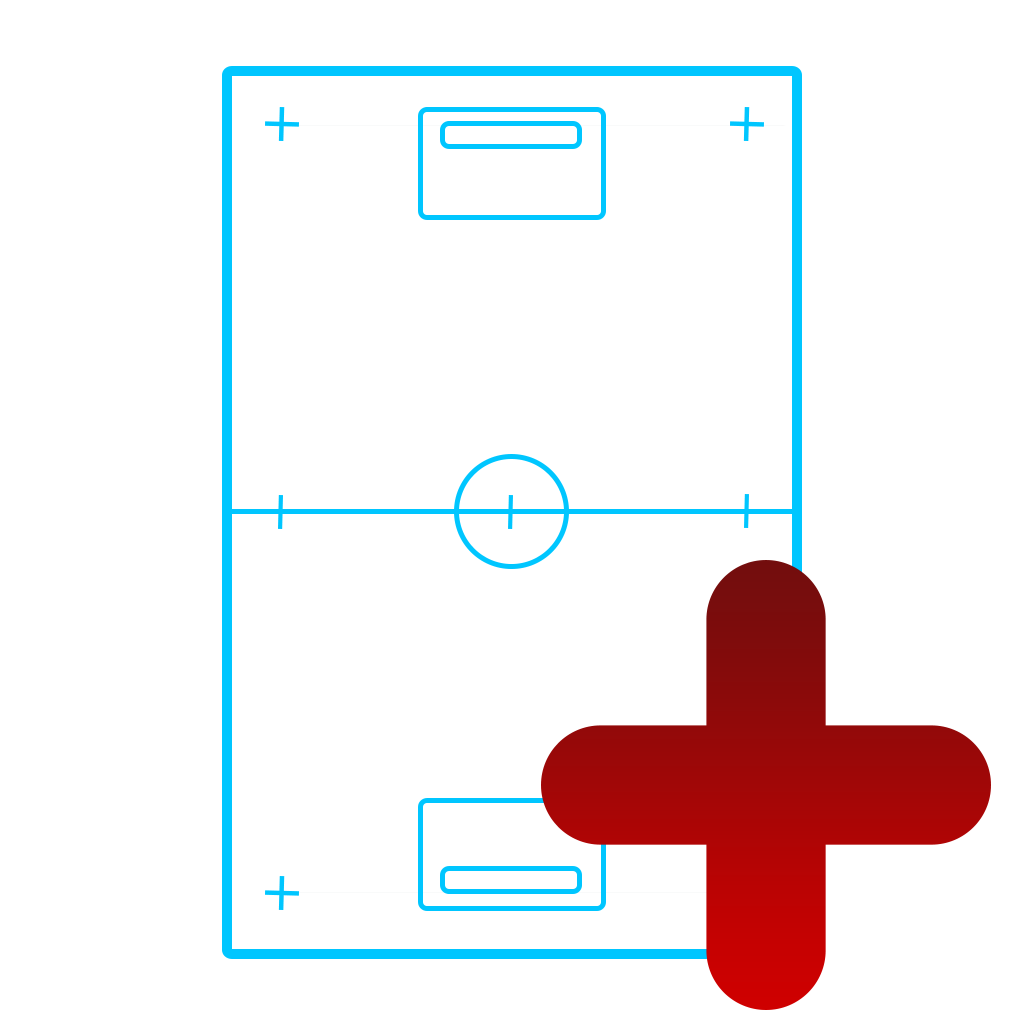
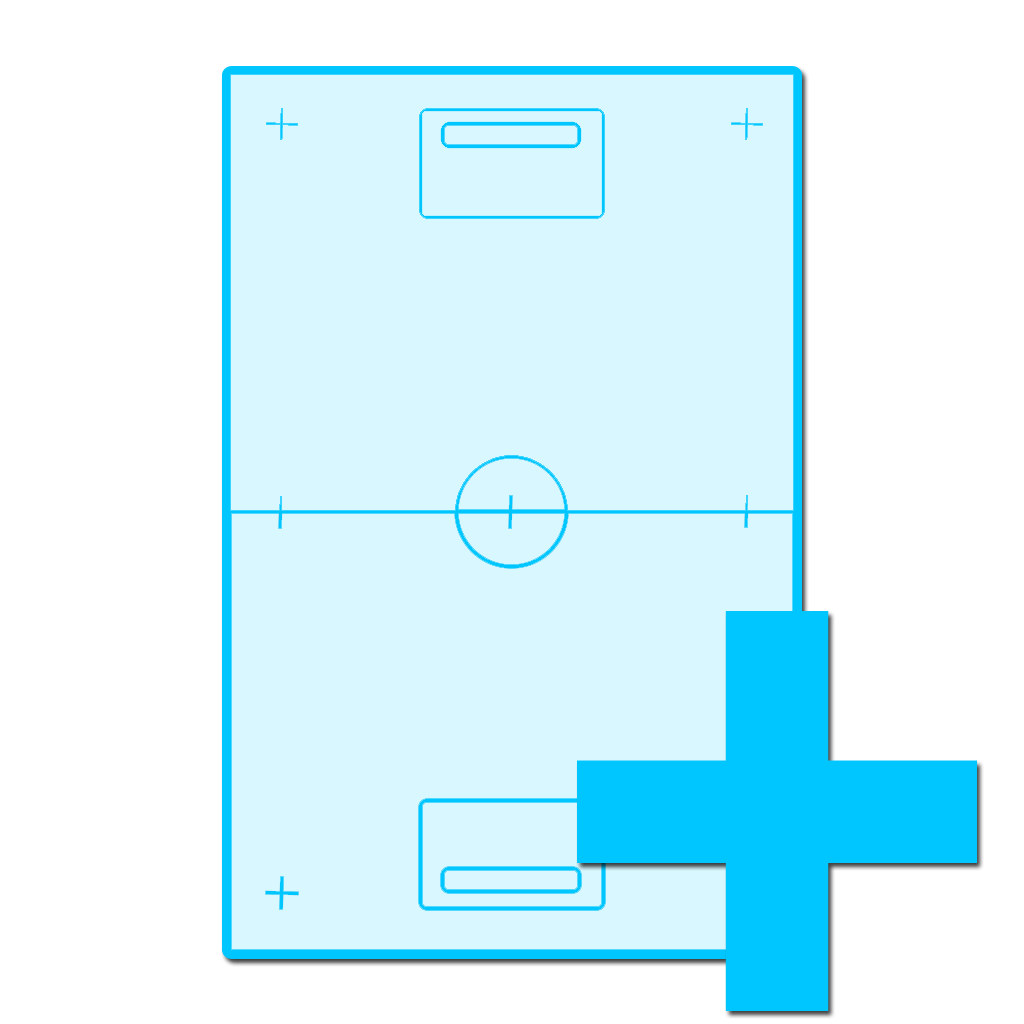
Before/after of a 1024px x 1024px layered artwork. What changed in the layer stack:
added group "new exercise" with 2 layers above "field" over (x1=222, y1=66, x2=977, y2=1011)
added layer "plus" (2nd of 2, in "new exercise") in group "new exercise" over (x1=577, y1=611, x2=977, y2=1011)
moved "field" (2nd of 3, in "new exercise") into group "new exercise", painted on it over (x1=222, y1=66, x2=802, y2=959)
renamed "Shape 1" to "field", hid it, painted on it over (x1=222, y1=66, x2=991, y2=1010)
